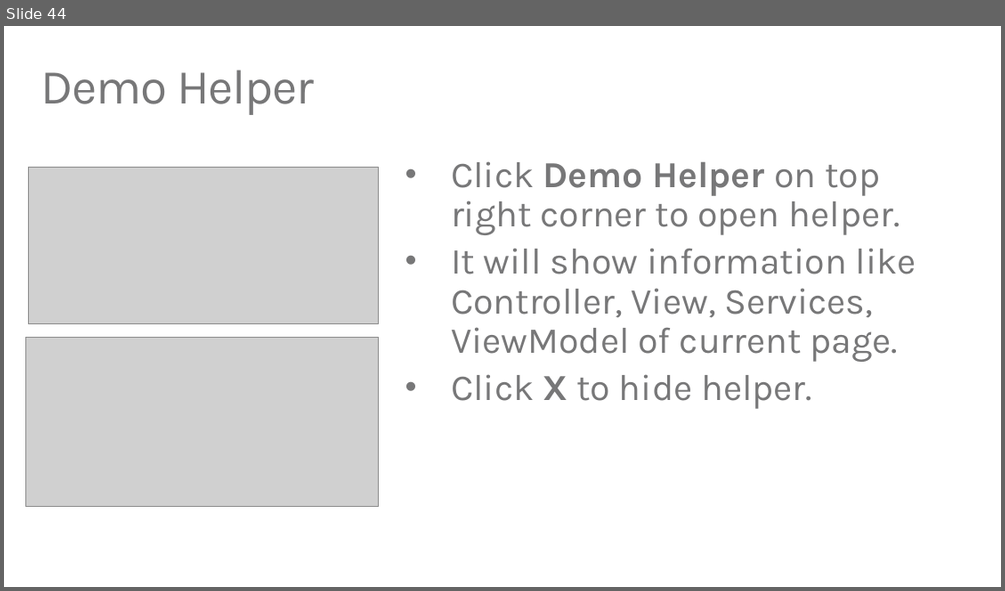
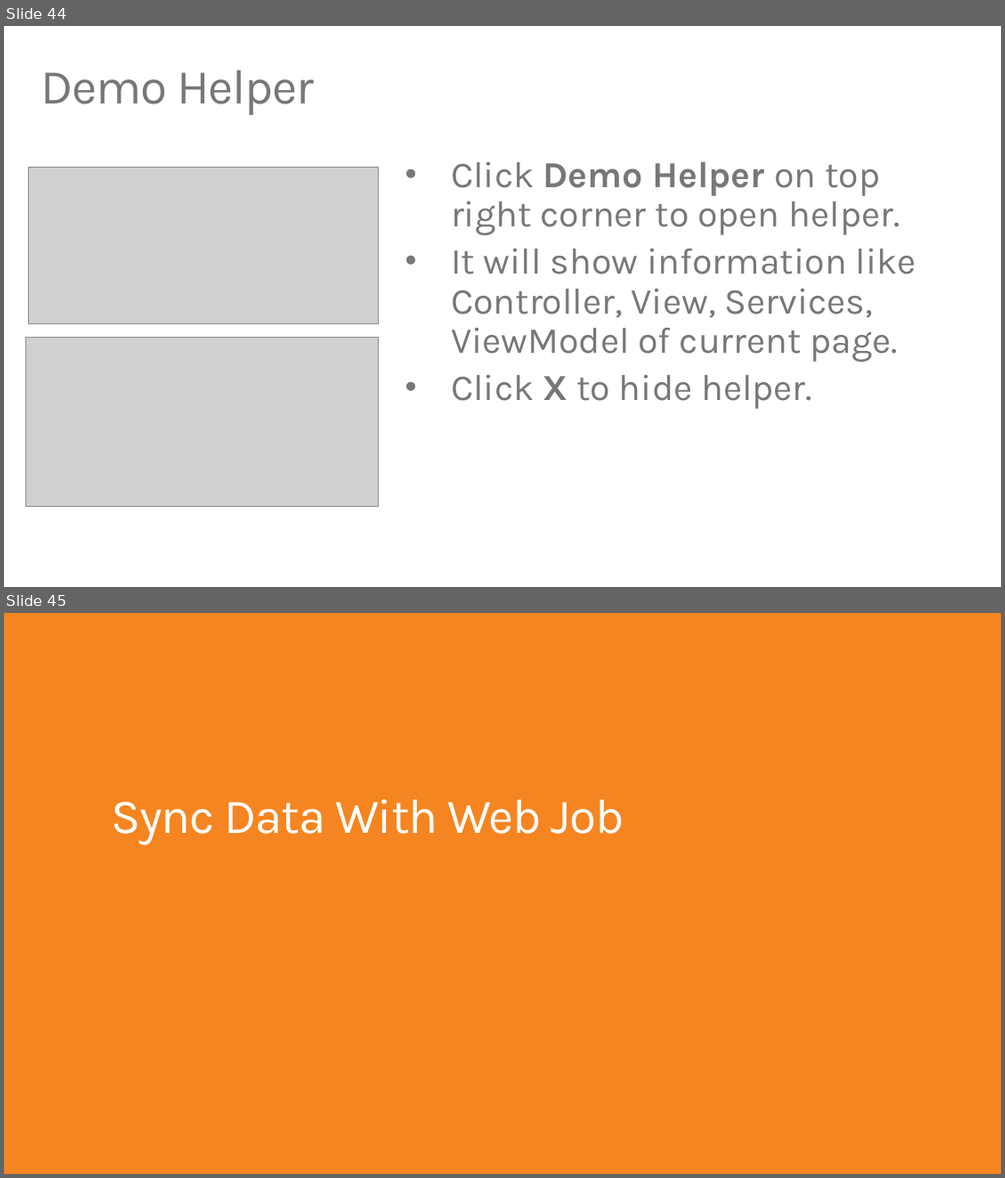
Before and after one commit to TylerLu/EDUGraphAPI-PHP, a slide deck: EDU GRAPH-API Demo Script.pptx. Shown one above the other, each under a label of ours: slide 44 before the commit, slides 44 and 45 after it. The pictures are 1005x591 and 1005x1178 pixels, drawn with LibreOffice and Linux fonts; fonts in the diff are those of the drawing; grey boxes stand for pictures. Boxes give left, top, right and bottom in pixels: in the first picture for what was removed or moved away, otherwise in the second. Text is boxed around its words. In the diff, an @@ line names an element or a change of style, - is before the commit and + after.

```diff
--- a/EDU GRAPH-API Demo Script.pptx
+++ b/EDU GRAPH-API Demo Script.pptx
@@ slide 45 added at (4,613,1001,1174), background #F58520 @@
@@ title added at (111,799,624,845), 48 pt, text #FFFFFF @@
+Sync Data With Web Job
```
Also in this commit, not shown: 7 other slides added, 3 other files.
